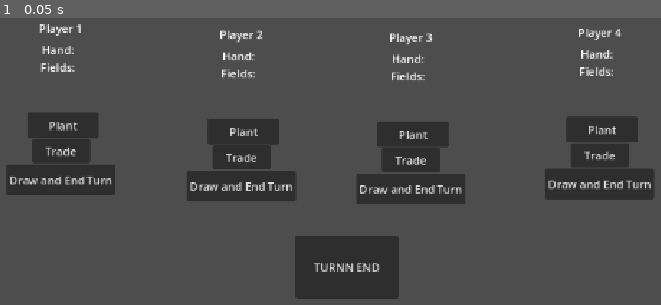
Above: before the commit, frame 1.
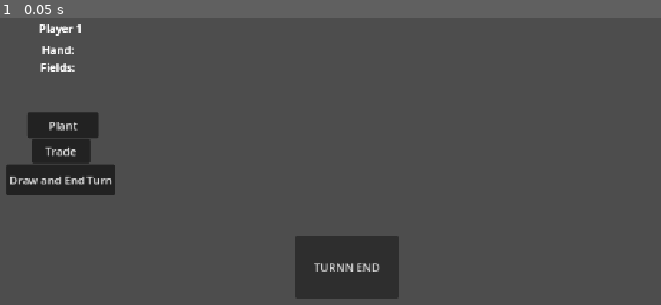
Above: after the commit, the same moment.

Repository: mahnoorqadri-serato/bohnanza-online
Game: Godot game, scene res://Scenes/test_scene.tscn
Two runs of this game, one before a commit and one after it. Both use one fixed random seed, a clock stepped at 60 frames per second and the inputs below.
Inputs:
- Up to frame 1 (0.05 s): no input

The runs differ from the first frame. In frame 1, 11% of the frame differs, in the area x 5-99%, y 2-65%.
Error after the commit: Parse Error: Expected indented block after function declaration. (res://Scripts/temp_player_gui.gd:15)

Commit message:
generate temp guis when instantiating game

Diff:
--- a/Scenes/test_scene.tscn
+++ b/Scenes/test_scene.tscn
@@ -20,16 +20,4 @@
 [node name="TempPlayerGui" parent="." unique_id=54502975 instance=ExtResource("3_50ct6")]
 playerNumber = 1
 
-[node name="TempPlayerGui2" parent="." unique_id=1907998952 instance=ExtResource("3_50ct6")]
-position = Vector2(260, 9)
-playerNumber = 2
-
-[node name="TempPlayerGui3" parent="." unique_id=69556352 instance=ExtResource("3_50ct6")]
-position = Vector2(504, 13)
-playerNumber = 3
-
-[node name="TempPlayerGui4" parent="." unique_id=1581087079 instance=ExtResource("3_50ct6")]
-position = Vector2(776, 6)
-playerNumber = 4
-
 [connection signal="pressed" from="GameManager/Turn End Button" to="GameManager/Turn End Button" method="_on_pressed"]
--- a/Scripts/Player.gd
+++ b/Scripts/Player.gd
@@ -15,7 +15,7 @@
 	for _i in clampi(field_count, 0, MAX_FIELDS):
 		fields.append(Field.new())
 
-	connect("turn_started", play_turn)
+	connect("turn_started", on_turn_started)
 
 func add_field() -> void:
 	if fields.size() >= MAX_FIELDS:
@@ -31,5 +31,6 @@
 			names.append(field.card.name)
 	return "[" + ", ".join(names) + "]"
 
-func play_turn() -> void:
+func on_turn_started() -> void:
+	print("Player %d's turn" % id)
 	return
--- a/Scripts/game_manager.gd
+++ b/Scripts/game_manager.gd
@@ -1,4 +1,8 @@
 extends Node
+
+var playerGuis: Array[Node2D] = []
+const TEMP_PLAYER_GUI = preload("res://Scenes/TempPlayerGUI.tscn")
+const GUI_HORZ_SPACING : int = 200
 
 signal turn_started(player_index: int)
 signal turn_ended(player_index: int)
@@ -43,9 +47,18 @@
 		players.append(new_player) #creates a player with 2 bean fields
 		for ii in range(5): #start with 5 cards
 			new_player.hand.enqueue(currentDeck.pop_front())
+
+		#generate temp gui
+		var gui = TEMP_PLAYER_GUI.instantiate()
+		add_child(gui) # to make it show on screen, so that _ready and @onready run
+		gui.set_player_label(new_player.id)
+		gui.position.x += new_player.id * GUI_HORZ_SPACING
+		playerGuis.append( gui )
 		print("Player %d, Hand: %s, Fields: %s" % [new_player.id, new_player.hand.print(), new_player.print_fields()])
 
 #	================== GAME STARTS
+
+	print("GAME START \n \n \n")
 	start_turn()
 
 func start_turn() -> void:
--- a/Scripts/temp_player_gui.gd
+++ b/Scripts/temp_player_gui.gd
@@ -6,7 +6,13 @@
 
 # Called when the node enters the scene tree for the first time.
 func _ready() -> void:
-	playerLabel.text = "Player " + str(playerNumber)
+	pass
+
+func set_player_label(id: int) -> void:
+	playerNumber = id
+	playerLabel.text = "Player " + str(playerNumber+1) #id is 0 indexed
+
+func set_player_hand(hand: Hand) -> void:
 
 
 # Called every frame. 'delta' is the elapsed time since the previous frame.
